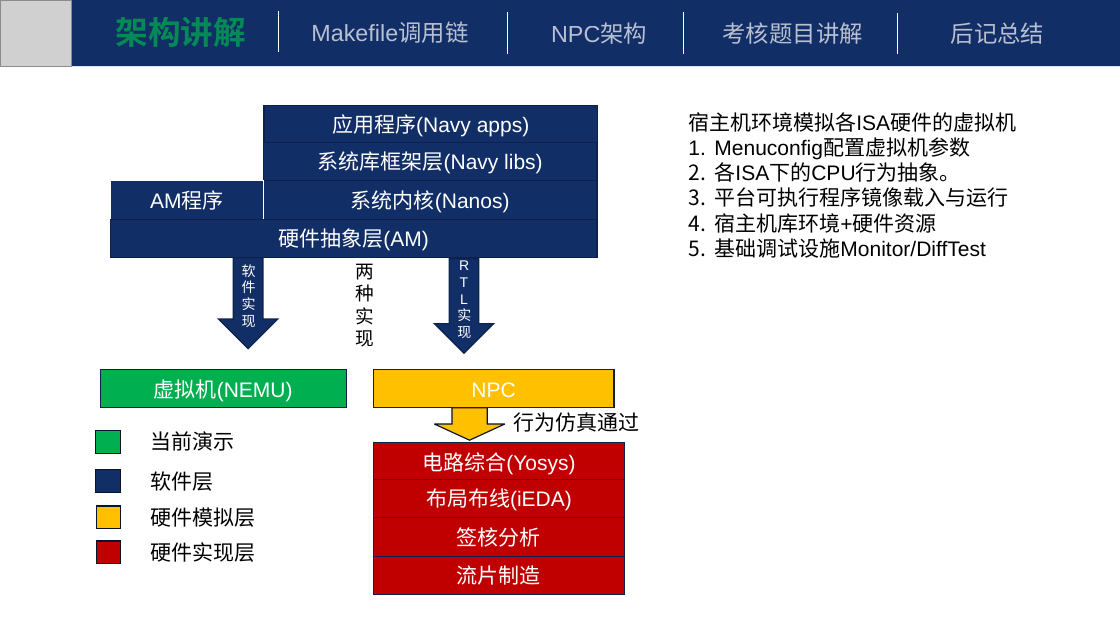
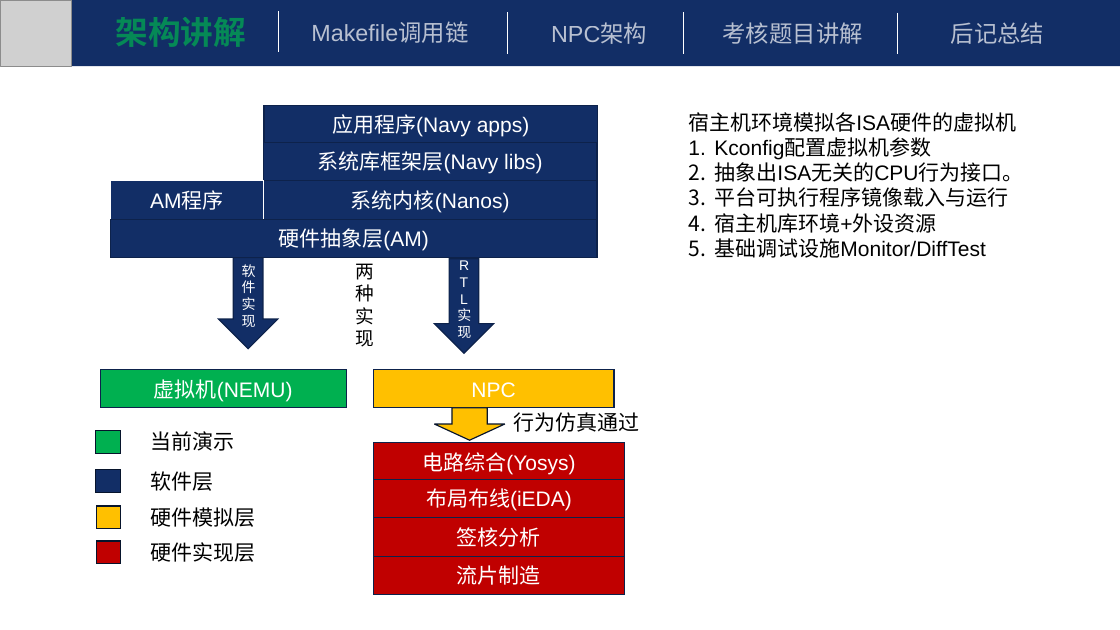
Before and after one commit to beautyseeker/YSYX, a slide deck: slide 4 of Misc/ysyx-C阶段答辩.pptx. Drawn at 1120x630 pixels with LibreOffice and Linux fonts; fonts in the diff are those of the drawing; grey boxes stand for pictures. Boxes give left, top, right and bottom in pixels: in the first picture for what was removed or moved away, otherwise in the second. Text is boxed around its words. In the diff, an @@ line names an element or a change of style, - is before the commit and + after.

```diff
--- a/Misc/ysyx-C阶段答辩.pptx
+++ b/Misc/ysyx-C阶段答辩.pptx
@@ text at bbox=[714, 139, 1023, 182]: text changed @@
-1. Menuconfig配置虚拟机参数
-2. 各ISA下的CPU行为抽象。
+1. Kconfig配置虚拟机参数
+2. 抽象出ISA无关的CPU行为接口。
@@ text at bbox=[714, 213, 936, 233]: text changed @@
-4. 宿主机库环境+硬件资源
+4. 宿主机库环境+外设资源
```
Also in this commit, not shown: 8 other slides changed, 3 slides added.
